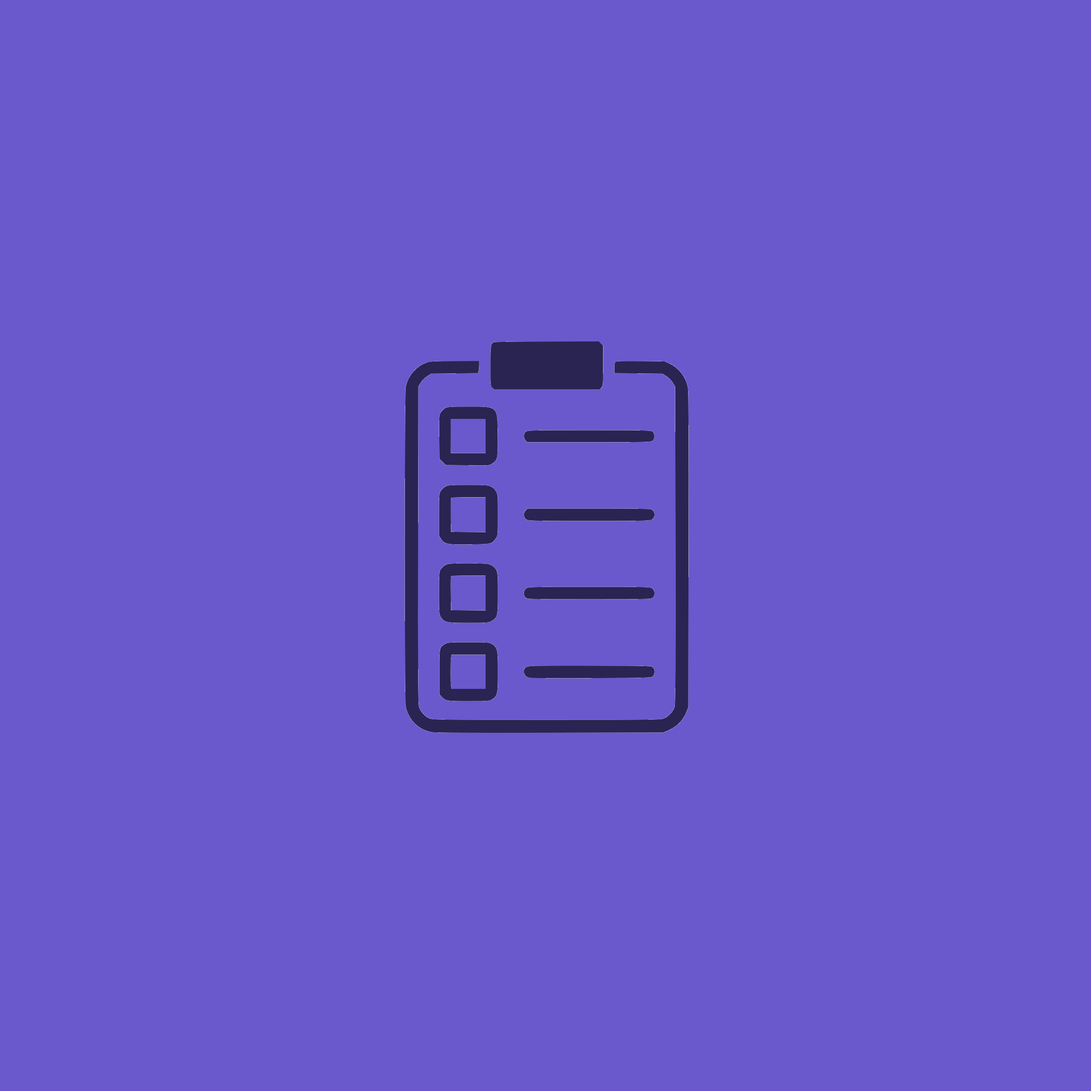
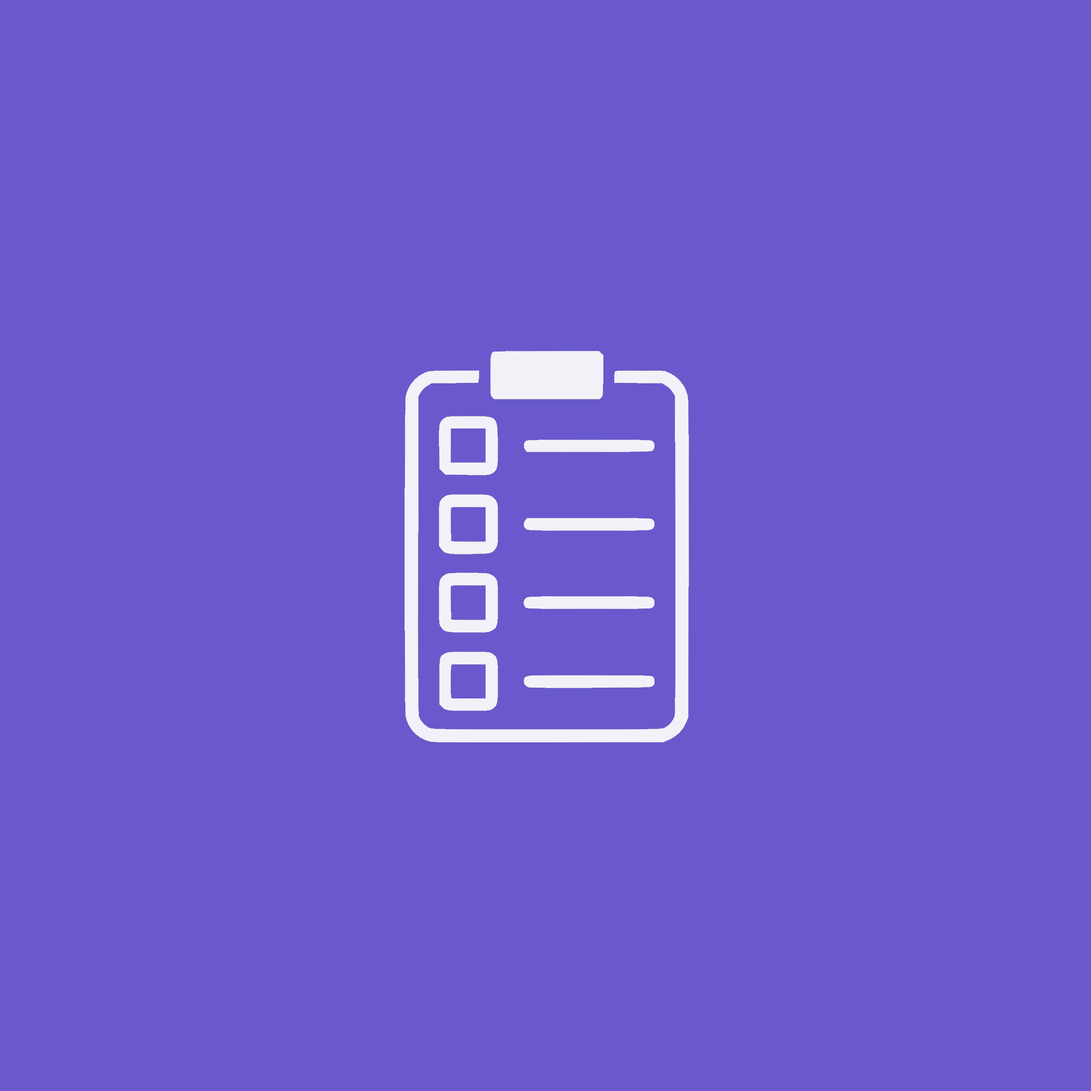
Comparing the layer stacks of the two 1091×1091 images. Changes:
"list": opacity 60% → 94%, painted on it over [404, 341, 690, 743]
